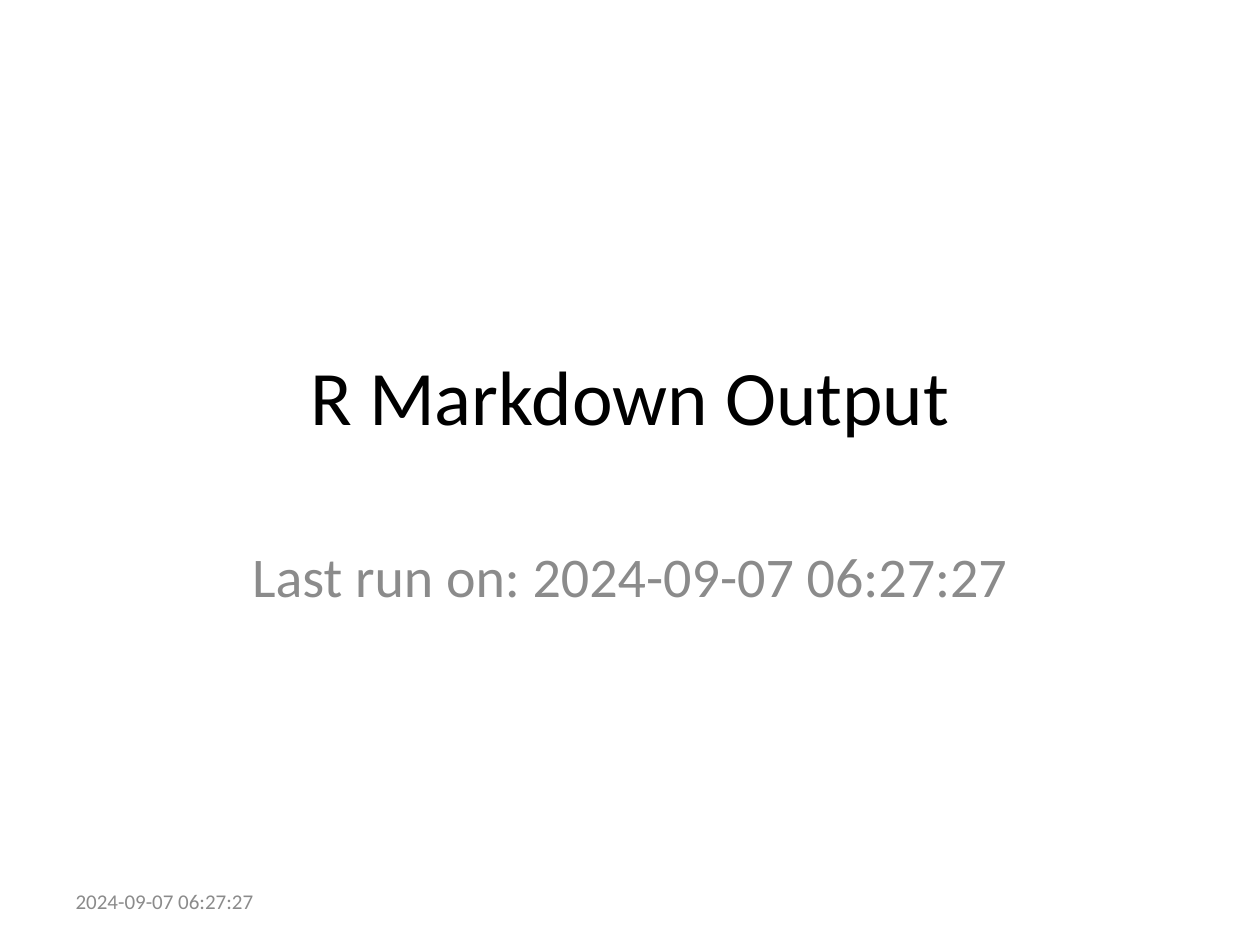
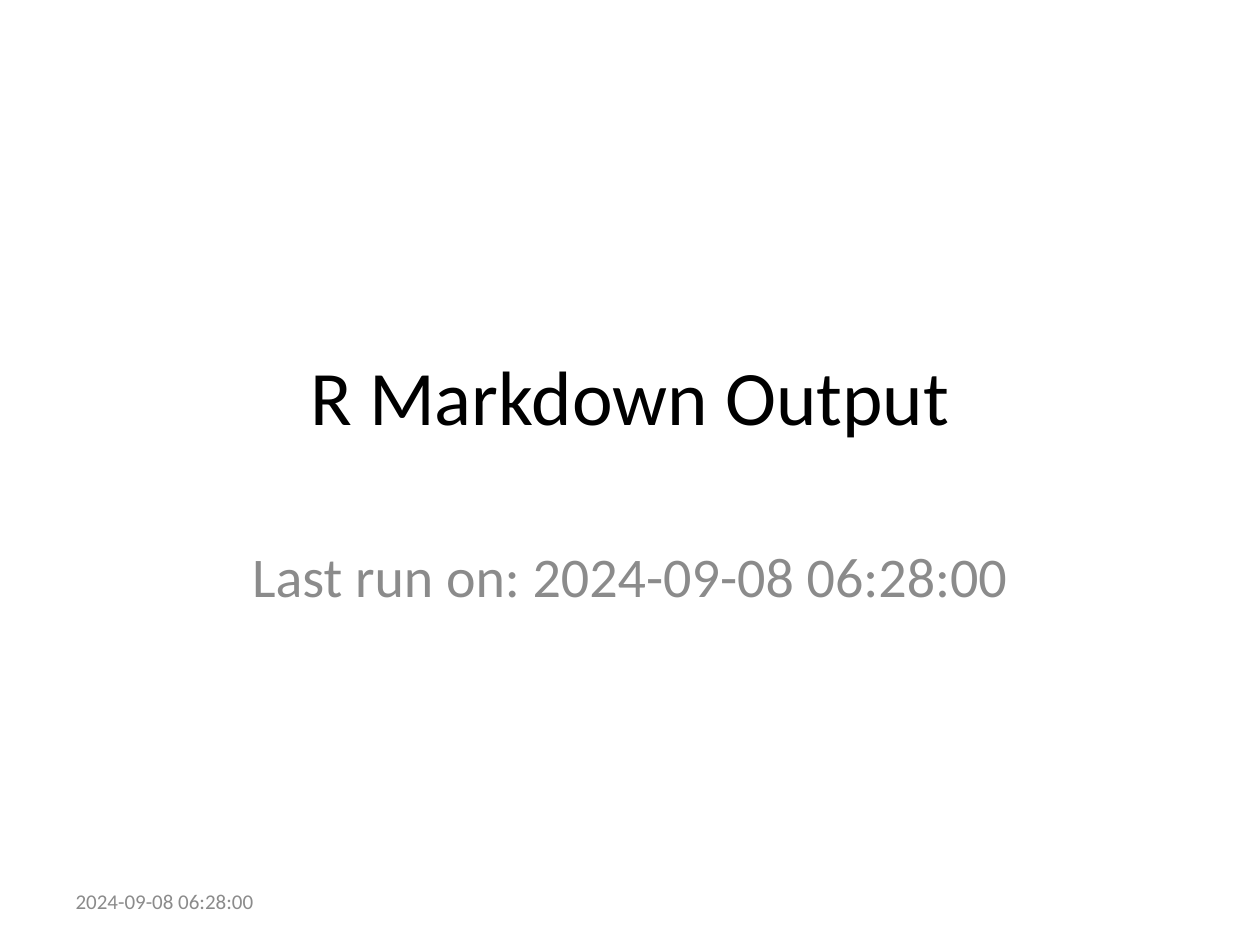
Before and after one commit to ries9112/R-Markdown-Gallery, a slide deck: slide 1 of presentations/powerpoint.pptx. Drawn at 1260x945 pixels with LibreOffice and Linux fonts; fonts in the diff are those of the drawing. Boxes give left, top, right and bottom in pixels: in the first picture for what was removed or moved away, otherwise in the second. Text is boxed around its words. In the diff, an @@ line names an element or a change of style, - is before the commit and + after.

Commit message:
Refresh R Markdown examples from CI automated process

```diff
--- a/presentations/powerpoint.pptx
+++ b/presentations/powerpoint.pptx
@@ subtitle at box(252, 559, 1007, 598): text changed @@
-Last run on: 2024-09-07 06:27:27
+Last run on: 2024-09-08 06:28:00
@@ text at box(76, 895, 253, 909): text changed @@
-2024-09-07 06:27:27
+2024-09-08 06:28:00
```
Also in this commit, not shown: 15 other files.
